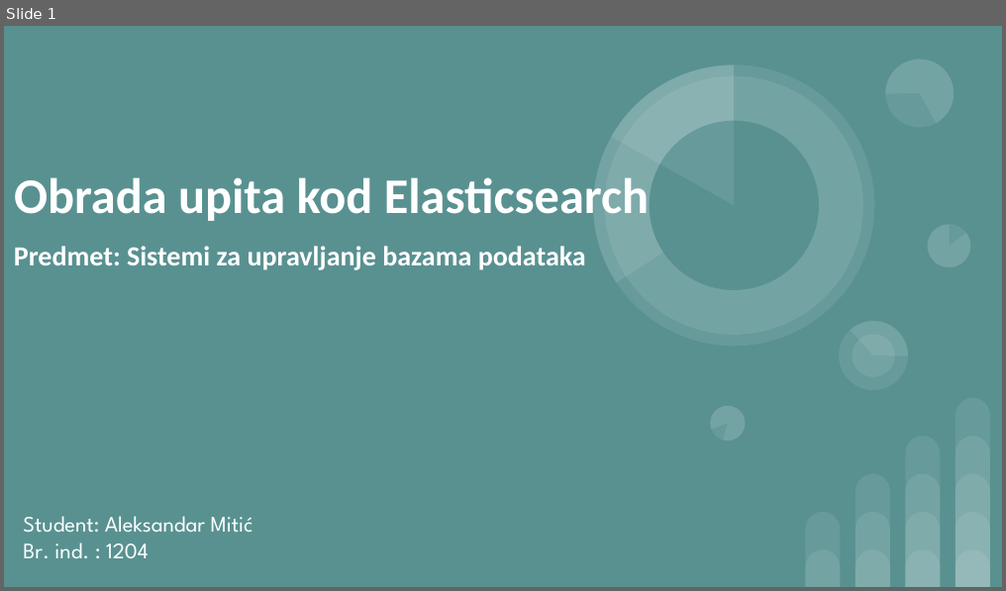
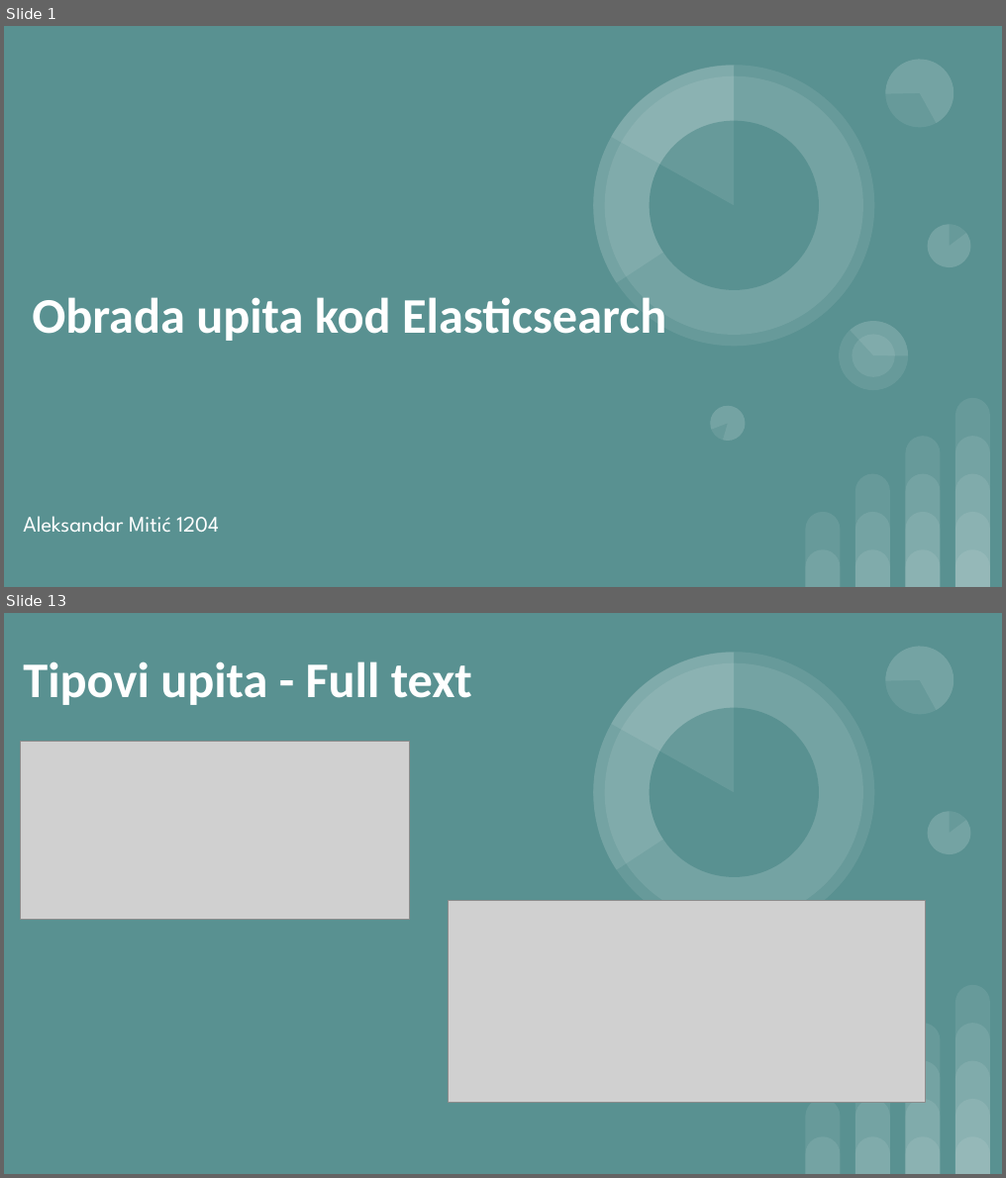
Before and after one commit to AleksandarPici/DBMS, a slide deck: Seminarski 1/DBMS Seminarski rad I -Aleksandar Mitic 1204.pptx. Shown one above the other, each under a label of ours: slide 1 before the commit, slides 1 and 13 after it; the slides between them are not shown. The pictures are 1006x591 and 1006x1178 pixels, drawn with LibreOffice and Linux fonts; fonts in the diff are those of the drawing; grey boxes stand for pictures. Boxes give left, top, right and bottom in pixels: in the first picture for what was removed or moved away, otherwise in the second. Text is boxed around its words. In the diff, an @@ line names an element or a change of style, - is before the commit and + after.

```diff
--- a/Seminarski 1/DBMS Seminarski rad I -Aleksandar Mitic 1204.pptx
+++ b/Seminarski 1/DBMS Seminarski rad I -Aleksandar Mitic 1204.pptx
@@ slide 13 added at (4,613,1002,1174), background #599191; not listed: 23 template elements that a slide beside it also shows @@
@@ title added at (23,662,472,705), 36 pt, text #FFFFFF, bold @@
+Tipovi upita - Full text
@@ picture added at (21,741,410,919) @@
@@ picture added at (449,900,925,1102) @@
@@ slide 1 changed as well @@
@@ title "Obrada upita kod Elasticsearch": place and size @@
-title "Obrada upita kod Elasticsearch" at (14,177,648,221)
+title "Obrada upita kod Elasticsearch" at (32,297,666,341)
@@ text removed at (14,246,586,271) @@
-Predmet: Sistemi za upravljanje bazama podataka
@@ subtitle at (23,516,219,532): text changed @@
-Student: Aleksandar Mitić
-Br. ind. : 1204
+Aleksandar Mitić 1204
```
Also in this commit, not shown: 25 other slides added, 19 slides removed, 1 other file.
